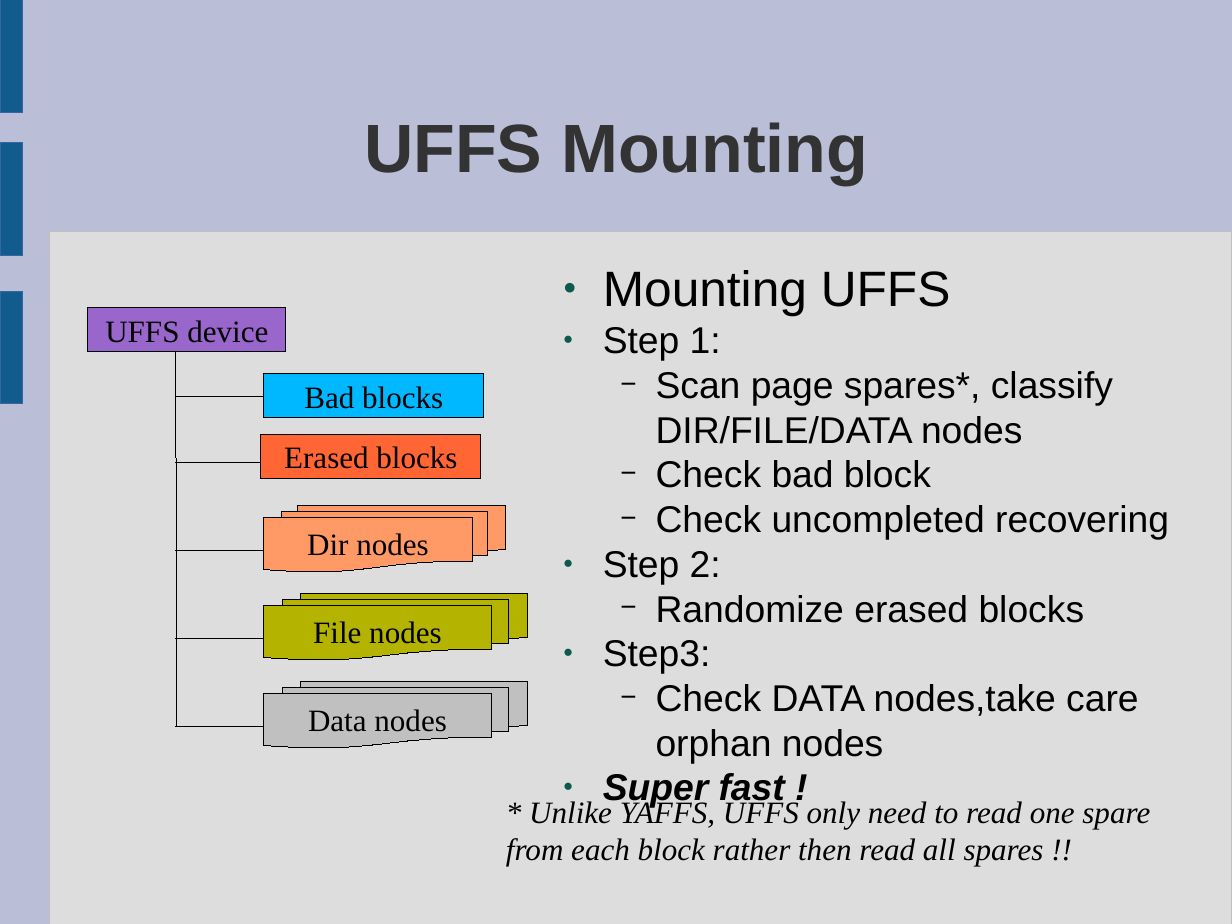
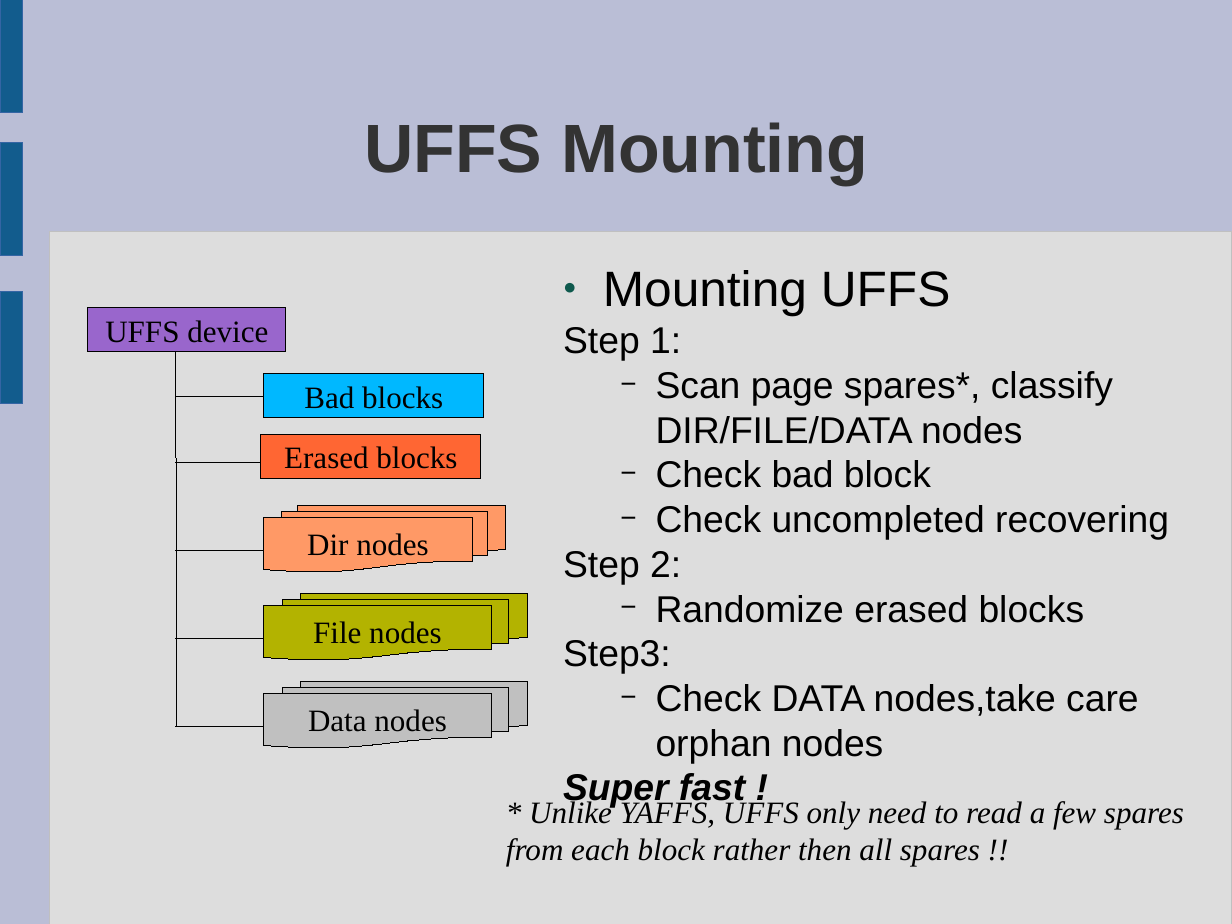
Before and after one commit to rickyzheng/uffs, a slide deck: slide 13 of doc/Understanding UFFS.odp. Drawn at 1232x924 pixels with LibreOffice and Linux fonts; fonts in the diff are those of the drawing. Boxes give left, top, right and bottom in pixels: in the first picture for what was removed or moved away, otherwise in the second. Text is boxed around its words. In the diff, an @@ line names an element or a change of style, - is before the commit and + after.

```diff
--- a/doc/Understanding UFFS.odp
+++ b/doc/Understanding UFFS.odp
@@ text at box(563, 327, 745, 808): bullet ● to none @@
@@ text at box(506, 798, 1184, 866): text changed @@
-* Unlike YAFFS, UFFS only need to read one spare from each block rather then read all spares !!
+* Unlike YAFFS, UFFS only need to read a few spares from each block rather then all spares !!
```
Also in this commit, not shown: 12 other slides changed, 1 other file.
